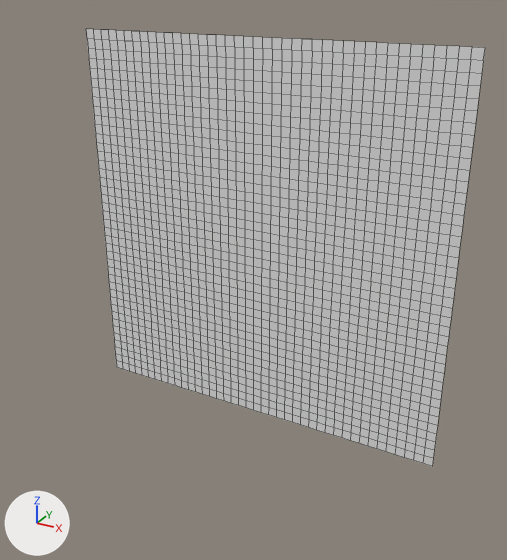
An edit to the OBJ model PvT/Assets/Tiled2Unity/Meshes/level1.obj, drawn before and after from the same camera.
Before and after are seen from a 50 mm lens placed at (485.0, -2405.0, 221.0), pointed at (-873.0, 63.0, -1013.0). Lighting does not change. The marker at lower left points along +X, +Y and +Z. Mesh edges are drawn as thin lines. Where no turn or scale is listed for an object, it has been applied to the vertices.

The scene before the commit, as lines of its bpy script (objects in view):
```python
me_level1 = bpy.data.meshes.new('level1')
me_level1.from_pydata(...)  # 1764 vertices, 1681 faces; spans x -1640.0..0.0, y 0.0, z -1640.0..0.0
ob_level1 = bpy.data.objects.new('level1', me_level1)
ob_level1.location = (0.0, 0.0, 0.0)
```
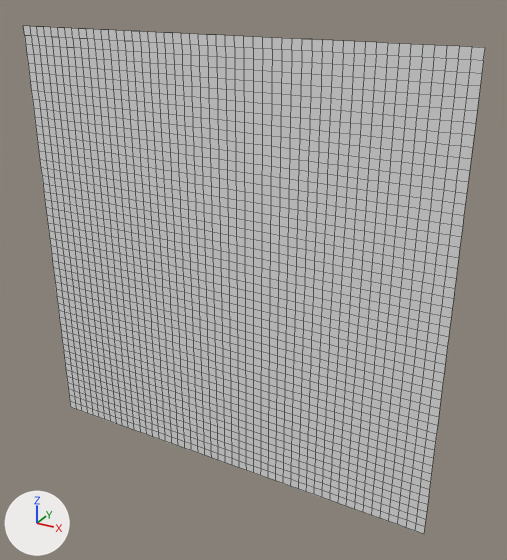
What differs and where, as boxes (x1, y1, x2, y2) in the pictures (507 x 560 px):
```json
{"object": "level1", "change": "reshaped", "before": [86, 29, 485, 466], "after": [24, 26, 485, 534], "on screen": "16% wider, 16% taller"}
{"part": 1, "of": "me_level1", "change": "added", "after": [24, 26, 432, 534]}
```

The change, as JSON lines over the scene's bpy script:
```json
{"block": "me_level1", "where": "# used by ob_level1; location = (0.0, 0.0, 0.0)"}
{"op": "remove", "block": "me_level1", "code": "me_level1.from_pydata(...)  # 1764 vertices, 1681 faces; spans x -1640.0..0.0, y 0.0, z -1640.0..0.0"}
{"op": "add", "block": "me_level1", "code": "me_level1.from_pydata(...)  # 2601 vertices, 2500 faces; spans x -2000.0..0.0, y 0.0, z -2000.0..0.0"}
{"block": "me_level1", "change": "me_level1 part 1: 837 vertices added at x -2000.0..0.0, y 0.0, z -2000.0..0.0"}
```
